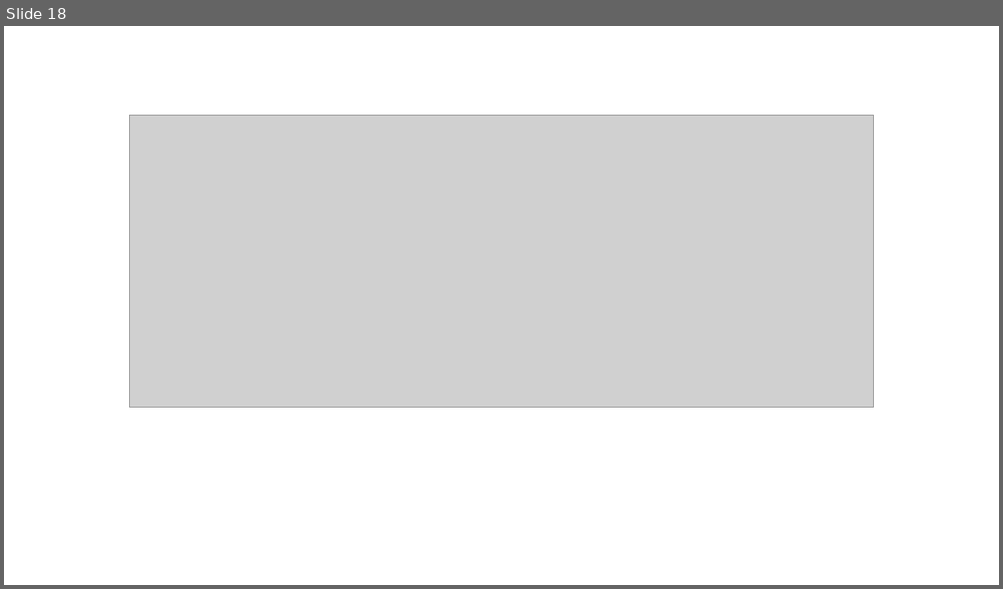
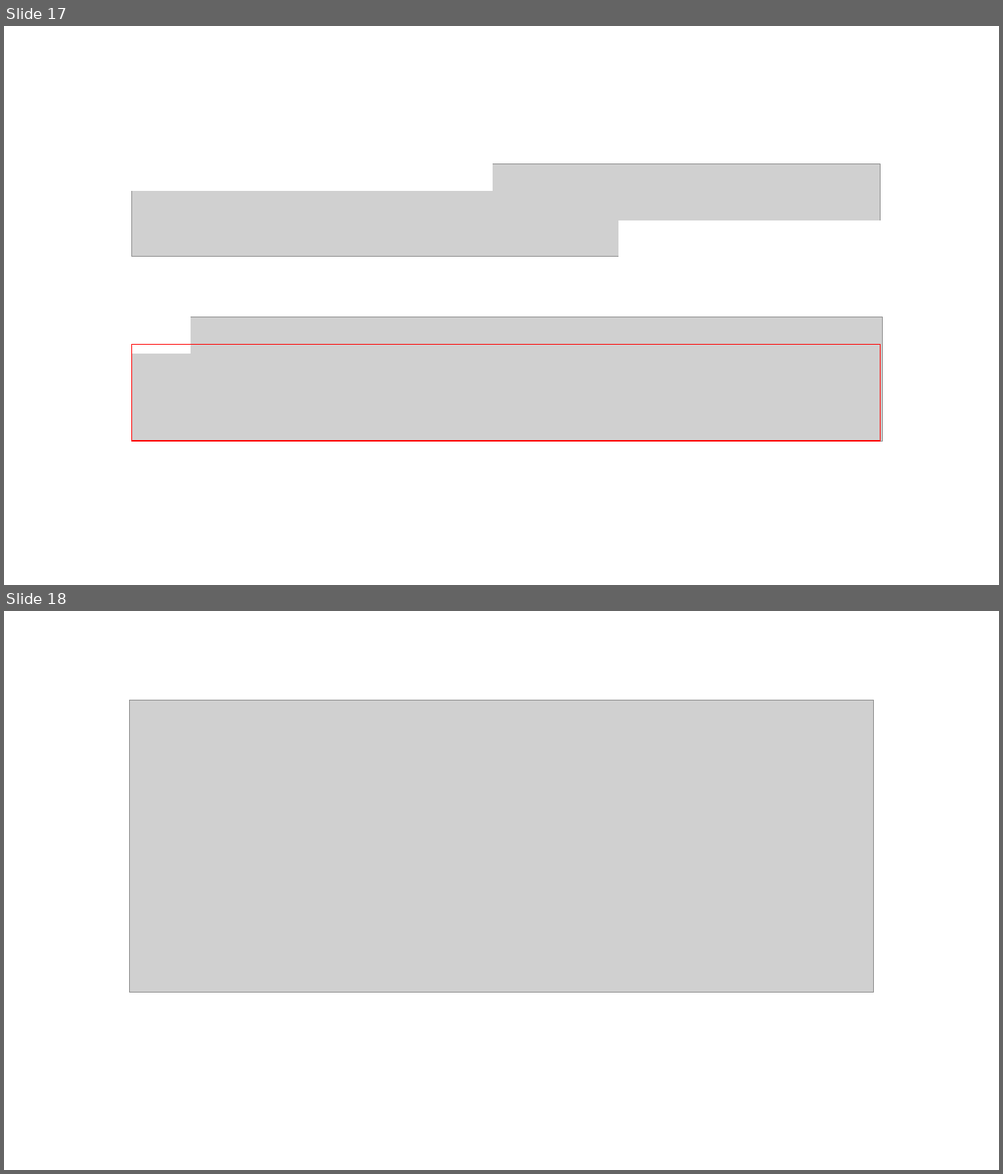
Before and after one commit to zaboltar/zaboltar.github.io, a slide deck: assets uarm/2022 2 UARM Etica PCrit/Arendt - pensar y reflx morales - de la historia a la accion.pptx. Shown one above the other, each under a label of ours: slide 18 before the commit, slides 17 and 18 after it. The pictures are 1003x589 and 1003x1174 pixels, drawn with LibreOffice and Linux fonts; fonts in the diff are those of the drawing; grey boxes stand for pictures. Boxes give left, top, right and bottom in pixels: in the first picture for what was removed or moved away, otherwise in the second. Text is boxed around its words. In the diff, an @@ line names an element or a change of style, - is before the commit and + after.

```diff
--- a/assets uarm/2022 2 UARM Etica PCrit/Arendt - pensar y reflx morales - de la historia a la accion.pptx
+++ b/assets uarm/2022 2 UARM Etica PCrit/Arendt - pensar y reflx morales - de la historia a la accion.pptx
@@ slide 17 added at [4, 26, 999, 585], background #FFFFFF @@
@@ picture added at [131, 165, 880, 258] @@
@@ rectangle added at [131, 165, 492, 191], fill #FFFFFF, outline #FFFFFF 1 pt @@
@@ rectangle added at [619, 221, 882, 257], fill #FFFFFF, outline #FFFFFF 1 pt @@
@@ picture added at [131, 317, 882, 441] @@
@@ rectangle added at [131, 317, 190, 353], fill #FFFFFF, outline #FFFFFF 1 pt @@
@@ rectangle added at [131, 345, 880, 442], outline #FF0000 1 pt @@
```
Also in this commit, not shown: 12 slides changed, 9 other slides added, 10 slides removed.
